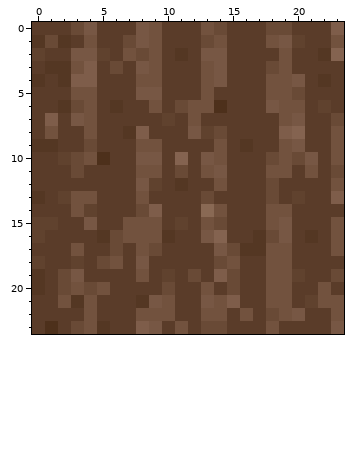
A pixel-art sprite gets an edit: src/main/resources/assets/textures/blocks/LogSide.png. Above, as it was before the edit.
The file is 24x24 pixels. Colours within 5 levels of each other are drawn and written as one.
Now the later version:
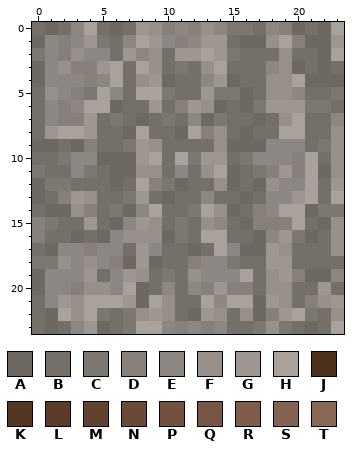
Palette (. is transparent): A #6e6862  B #756f6a  C #7d7771  D #867f7a  E #8d8783  F #968f8a  G #9e9791  H #a9a29c  J #4d301b  K #543723  L #5a3c29  M #60422e  N #694a36  P #72523e  Q #775744  R #7e5d4a  S #846350  T #896954
Change:
Changed rows in their new state; - is an unchanged pixel.
first column x 0:
 0 BABEHBABGFDEDFECCBEDABAH
 1 AEDEGCBEHGEDEGGBAAFHDAAG
 2 CEDFEEBGEFBGGHGCBBBFBBAH
 3 AEFDDGHBHFBCBFHBBBEFABAB
 4 AEEEDEHBFGABBEGABBFFHAAA
 5 BFEDCHEBHHCBBGCCABFFEBBC
 6 BEDEHHABBGBDGFABACGGGCCB
 7 BEDDGBCBABCBEACBBABFHBBE
 8 BGHHGBBAHBBAHDFBABBHHBBF
 9 AABADBBCGFBBBBFAAAEEEBCF
10 BBCEEAAAGHBHCGGBCEEEDHBF
11 CBBECBAAFFBEBFHABCDGDHAF
12 ACCBBBABHDCABBFABAFEEHBG
13 ABDGFBBCGBABBEBBABEEGHBH
14 BAAFDBCAEHBBCHFABDEHHACC
15 DCBBGBAEGFBCBFEBADDDHBAF
16 DBBABAEFFFACBHHBBAEGCABF
17 BAEEDEEBGEBBABHEAAGFBBBF
18 CCFEFEDAGABBDEECBBGGBBBB
19 AEEEGBEGFBCBFEEEHBFGDAAE
20 AEEDFFEHABEBEDGDDBFFBBGB
21 BEGFHHHGAHFBBHEHHAGFBDFG
22 BAHFHCBCFGFBAGFBFADGHCBF
23 BABEGABCHHEDEDEBBCFCBABH
Where, in picture pixels (left, top, right, bottom), the same in both pictures:
changed: (32, 22, 344, 334)
